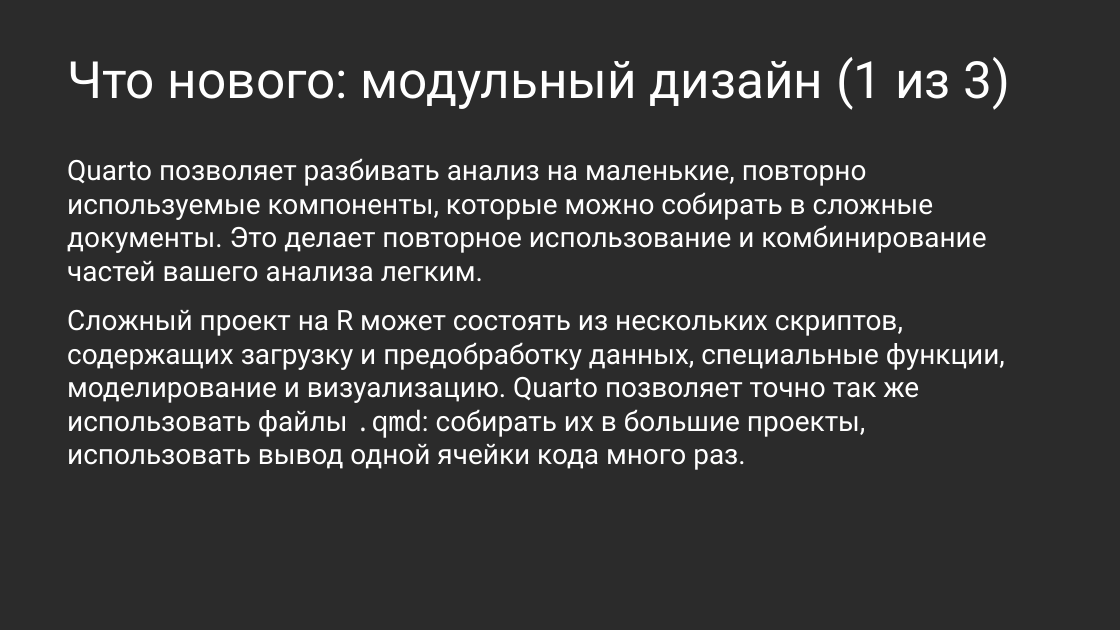
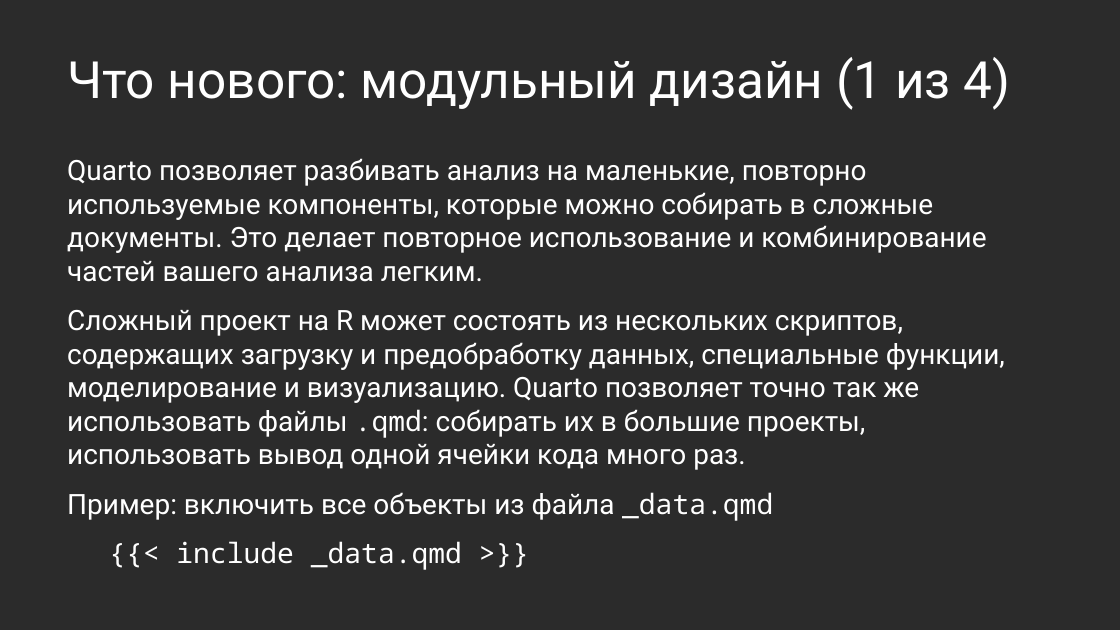
Before and after one commit to Marwolaeth/OTUS_R4DA, a slide deck: slide 11 of 01-Quarto/slides_draft.pptx. Drawn at 1120x630 pixels with LibreOffice and Linux fonts; fonts in the diff are those of the drawing; background and template pictures are left out; a plain dark background stands for a picture behind light text. Boxes give left, top, right and bottom in pixels: in the first picture for what was removed or moved away, otherwise in the second. Text is boxed around its words. In the diff, an @@ line names an element or a change of style, - is before the commit and + after.

```diff
--- a/01-Quarto/slides_draft.pptx
+++ b/01-Quarto/slides_draft.pptx
@@ title at [67, 57, 1011, 110]: text changed @@
-Что нового: модульный дизайн (1 из 3)
+Что нового: модульный дизайн (1 из 4)
@@ text at [67, 492, 773, 570]: paragraphs added @@
+Пример: включить все объекты из файла _data.qmd
+{{< include _data.qmd >}}
```
Also in this commit, not shown: 2 other slides changed, 3 slides added, 1 slide removed, 1 other file.
